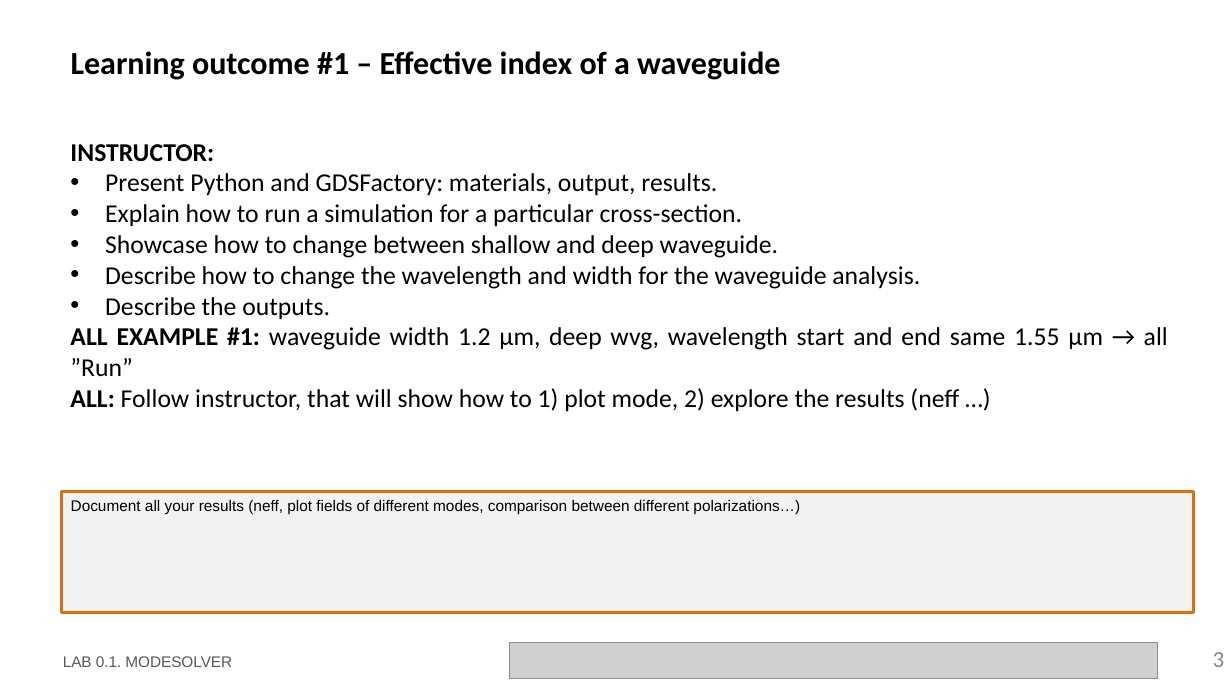
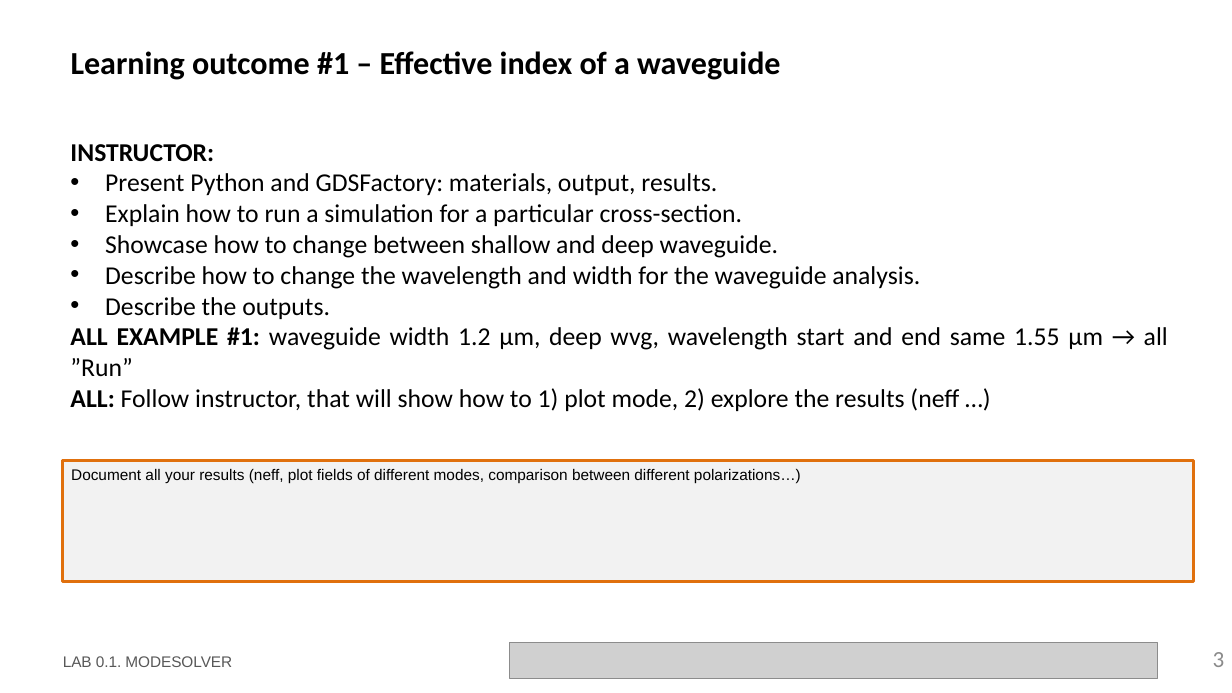
Before and after one commit to DavidGarcia1209/pic-upv-lab0, a slide deck: slide 3 of LabBook_010.pptx. Drawn at 1232x693 pixels with LibreOffice and Linux fonts; fonts in the diff are those of the drawing; grey boxes stand for pictures; background and template pictures are left out. Boxes give left, top, right and bottom in pixels: in the first picture for what was removed or moved away, otherwise in the second. Text is boxed around its words. In the diff, an @@ line names an element or a change of style, - is before the commit and + after.

```diff
--- a/LabBook_010.pptx
+++ b/LabBook_010.pptx
@@ rectangle "Document all your results (neff, ...": place and size @@
-rectangle "Document all your results (neff, ..." at (62, 492, 1194, 613)
+rectangle "Document all your results (neff, ..." at (62, 460, 1194, 581)
```
Also in this commit, not shown: 1 other slide changed, 1 other file.
